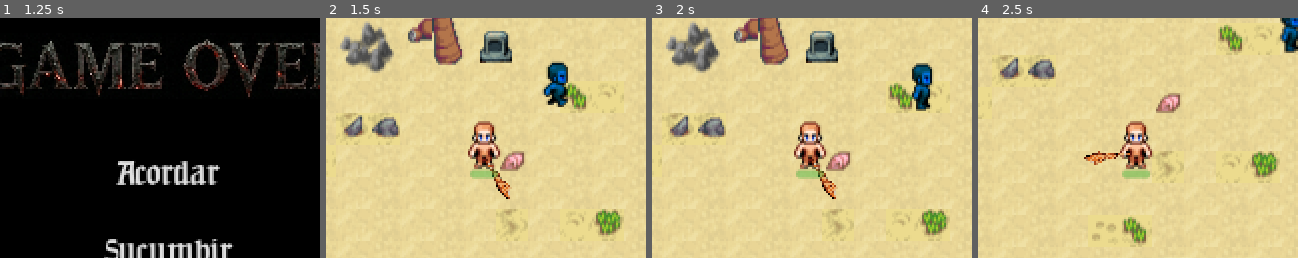
Above: before the commit, frames 1-4 (left to right).
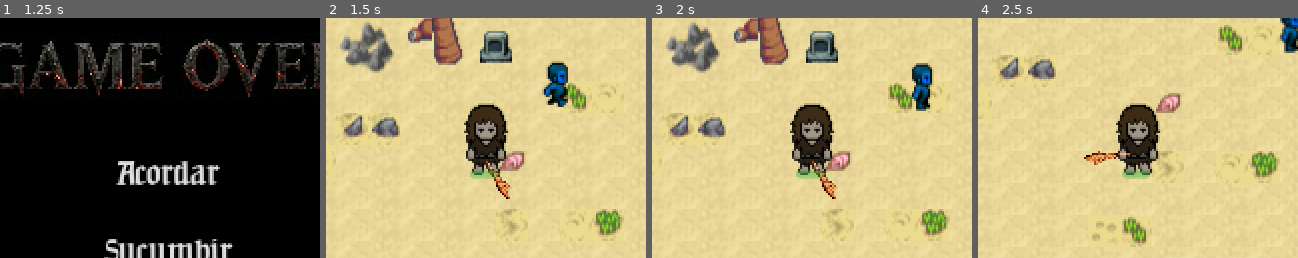
Above: after the commit, the same moments.

Repository: weinStag/cursed-rest
Game: Godot game, scene res://game_over.tscn
Same seed, same stepped clock (60 frames per second), same inputs: the game is played once before the commit and once after it.
Inputs (mouse positions are % of the whole screen's width and height, from its top left):
- Up to frame 1 (1.25 s): move the mouse to (72, 45) at 0.52 s; hold Right (ui_right) from 0.53 s (still down); tap Z (ui_accept) at 0.77 s
- Up to frame 2 (1.5 s): release Right (ui_right) at 1.25 s; click "Acordar" at 1.25 s
- Up to frame 3 (2 s): no input
- Up to frame 4 (2.5 s): move the mouse to (30, 55) at 2.02 s; hold Down (ui_down) from 2.03 s (still down); tap Z (ui_accept) at 2.27 s
The pictures show only the part of the screen within x 23-73%, y 24-74%; the shares and areas given below are measured in that part.

Frame 1 is identical in both runs. In frame 2, 3.1% of the frame differs, in the area x 43-57%, y 35-66%; in frame 3, 3.1%; in frame 4, 3.2%.

Commit message:
feat: Sprites implementados

Diff:
--- a/Scenes/Pawns/boss.tscn
+++ b/Scenes/Pawns/boss.tscn
@@ -1,7 +1,7 @@
 [gd_scene load_steps=41 format=3 uid="uid://bu8aoo16dkdmu"]
 
 [ext_resource type="Script" uid="uid://x4ynb0sefm2q" path="res://Scripts/Pawns/Types/boss.gd" id="1_oyfy5"]
-[ext_resource type="Texture2D" uid="uid://n4h41o7d7rbs" path="res://Graphics/Pawns/actor_man.png" id="2_572v3"]
+[ext_resource type="Texture2D" uid="uid://ds3q2lu5d0yi3" path="res://Graphics/Dinossauro.png" id="2_572v3"]
 [ext_resource type="Texture2D" uid="uid://vwmpi5st1if5" path="res://Graphics/CollisionTiles/obstacle.png" id="3_572v3"]
 
 [sub_resource type="Animation" id="Animation_5p5oj"]
@@ -312,7 +312,7 @@
 node_connections = [&"TimeScale", 0, &"StateMachine", &"output", 0, &"TimeScale"]
 
 [sub_resource type="RectangleShape2D" id="RectangleShape2D_3sqja"]
-size = Vector2(16, 23)
+size = Vector2(27, 40)
 
 [sub_resource type="CircleShape2D" id="CircleShape2D_5n1dt"]
 radius = 38.0132
@@ -324,7 +324,6 @@
 script = ExtResource("1_oyfy5")
 
 [node name="Sprite" type="Sprite2D" parent="."]
-modulate = Color(0.684705, 0.218675, 0.114471, 1)
 texture = ExtResource("2_572v3")
 offset = Vector2(0, -8)
 hframes = 3
@@ -349,7 +348,7 @@
 
 [node name="CollisionShape2D" type="CollisionShape2D" parent="hitbox"]
 visible = false
-position = Vector2(0, -4.5)
+position = Vector2(-0.5, -10)
 shape = SubResource("RectangleShape2D_3sqja")
 
 [node name="visao" type="Area2D" parent="." groups=["visao"]]
--- a/Scenes/Pawns/inimigo.tscn
+++ b/Scenes/Pawns/inimigo.tscn
@@ -1,7 +1,7 @@
 [gd_scene load_steps=41 format=3 uid="uid://csp4gdb2j0fmr"]
 
 [ext_resource type="Script" uid="uid://m3ko5erqjo36" path="res://Scripts/Pawns/Types/enemy.gd" id="1_3sqja"]
-[ext_resource type="Texture2D" uid="uid://n4h41o7d7rbs" path="res://Graphics/Pawns/actor_man.png" id="2_5n1dt"]
+[ext_resource type="Texture2D" uid="uid://c0hesw4qx0w0a" path="res://Graphics/spritse4.png" id="2_5n1dt"]
 [ext_resource type="Texture2D" uid="uid://vwmpi5st1if5" path="res://Graphics/CollisionTiles/obstacle.png" id="3_5n1dt"]
 
 [sub_resource type="Animation" id="Animation_5p5oj"]
@@ -324,7 +324,6 @@
 script = ExtResource("1_3sqja")
 
 [node name="Sprite" type="Sprite2D" parent="."]
-modulate = Color(0, 0.486275, 0.164706, 1)
 texture = ExtResource("2_5n1dt")
 offset = Vector2(0, -8)
 hframes = 3
--- a/Scenes/Pawns/player.tscn
+++ b/Scenes/Pawns/player.tscn
@@ -1,7 +1,7 @@
 [gd_scene load_steps=44 format=3 uid="uid://82egl20vpf7n"]
 
 [ext_resource type="Script" uid="uid://bbu8j0ryeda7i" path="res://Scripts/Pawns/Types/player.gd" id="1_cghlj"]
-[ext_resource type="Texture2D" uid="uid://n4h41o7d7rbs" path="res://Graphics/Pawns/actor_man.png" id="2_dy3y1"]
+[ext_resource type="Texture2D" uid="uid://8uqucs2hkcqs" path="res://Graphics/test1.png" id="2_5pnro"]
 [ext_resource type="Texture2D" uid="uid://c0ocitkn51t3w" path="res://Graphics/items/nzS5Sj.png" id="3_338dp"]
 [ext_resource type="Script" uid="uid://ducnxom5n846s" path="res://Scripts/Pawns/Types/attack_cooldown_bar.gd" id="4_5pnro"]
 
@@ -358,7 +358,7 @@
 script = ExtResource("1_cghlj")
 
 [node name="Sprite" type="Sprite2D" parent="."]
-texture = ExtResource("2_dy3y1")
+texture = ExtResource("2_5pnro")
 offset = Vector2(0, -8)
 hframes = 3
 vframes = 4
Binary file added: Graphics/Dinossauro.png
Not shown, added: Graphics/Dinossauro.png.import
Binary file added: Graphics/spritse4.png
Not shown, added: Graphics/spritse4.png.import
Binary file added: Graphics/test1.png
Not shown, added: Graphics/test1.png.import
